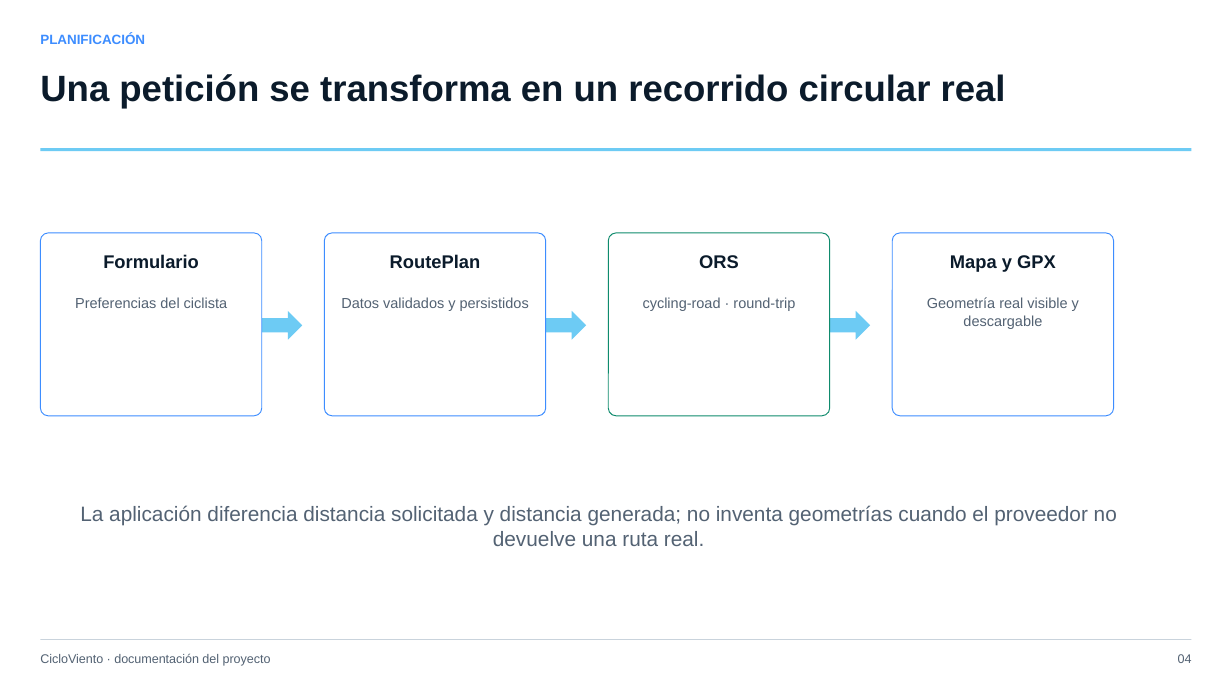
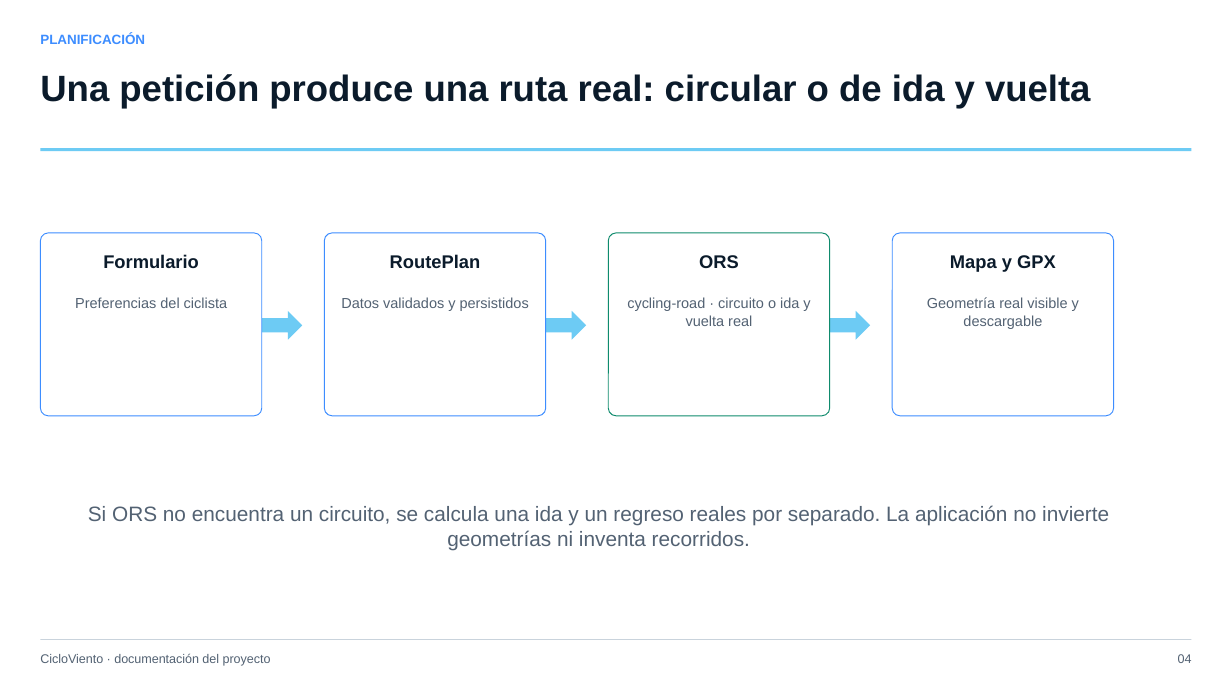
Before and after one commit to FerMacDev/CicloViento, a slide deck: slide 4 of outputs/CicloViento-presentacion-proyecto.pptx. Drawn at 1232x693 pixels with LibreOffice and Linux fonts; fonts in the diff are those of the drawing. Boxes give left, top, right and bottom in pixels: in the first picture for what was removed or moved away, otherwise in the second. Text is boxed around its words. In the diff, an @@ line names an element or a change of style, - is before the commit and + after.

```diff
--- a/outputs/CicloViento-presentacion-proyecto.pptx
+++ b/outputs/CicloViento-presentacion-proyecto.pptx
@@ text at (40,74,1090,109): text changed @@
-Una petición se transforma en un recorrido circular real
+Una petición produce una ruta real: circular o de ida y vuelta
@@ text at (627,297,810,326): text changed @@
-cycling-road · round-trip
+cycling-road · circuito o ida y vuelta real
@@ text at (88,505,1109,550): text changed @@
-La aplicación diferencia distancia solicitada y distancia generada; no inventa geometrías cuando el proveedor no devuelve una ruta real.
+Si ORS no encuentra un circuito, se calcula una ida y un regreso reales por separado. La aplicación no invierte geometrías ni inventa recorridos.
```
Also in this commit, not shown: 7 other slides changed.
